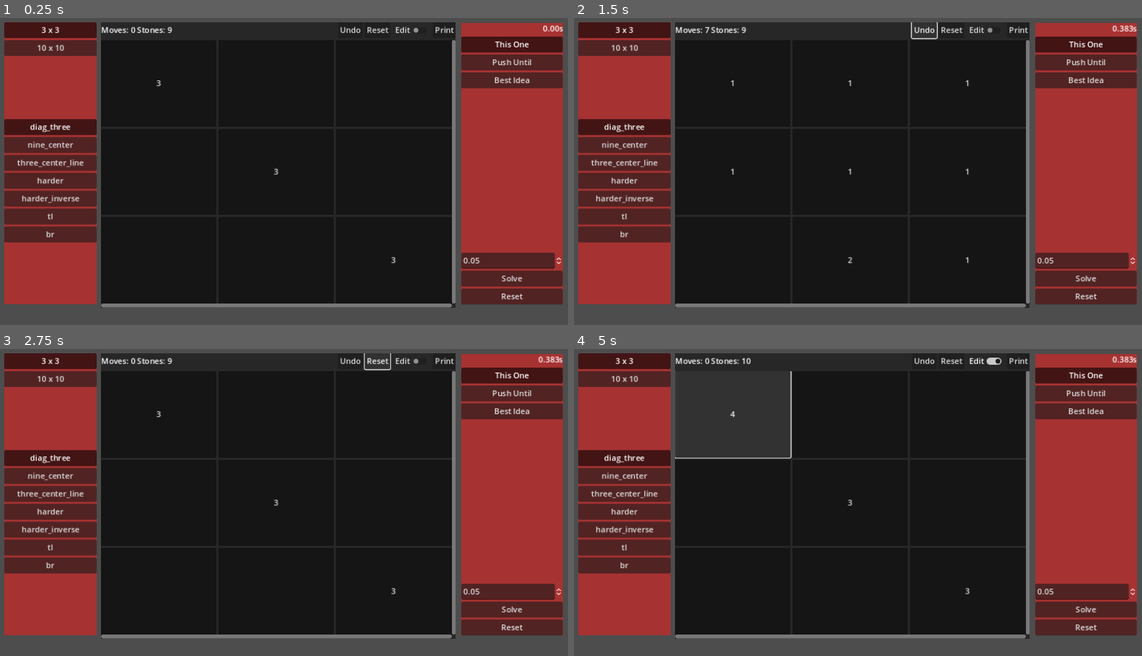
Above: before the commit, frames 1-4 (two rows, left to right).
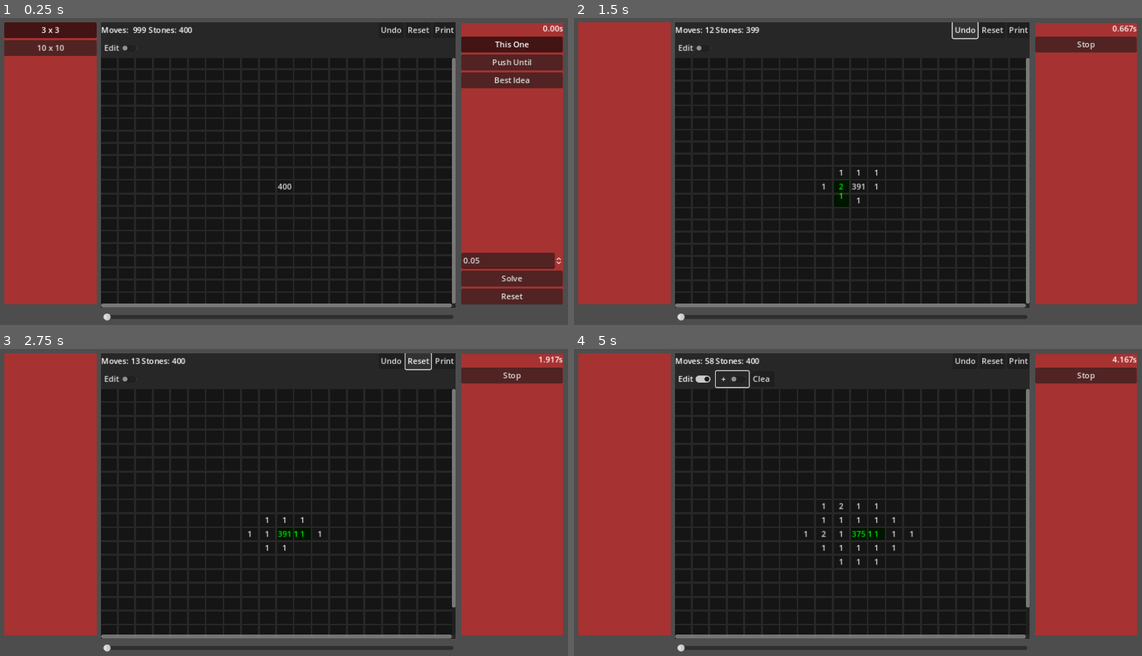
Above: after the commit, the same moments.

Repository: bitwes/StoneGridProblem
Game: Godot game, scene res://main.tscn
Same seed, same stepped clock (60 frames per second), same inputs: the game is played once before the commit and once after it.
Inputs (mouse positions are in pixels of both pictures, inside the frame that each line leads up to):
- Up to frame 1 (0.25 s): no input
- Up to frame 2 (1.5 s): click "Solve" at 0.5 s; click "Undo" at 1.25 s
- Up to frame 3 (2.75 s): click "Reset" at 2 s
- Up to frame 4 (5 s): click "Print" at 2.75 s; click "Edit" at 3.5 s; click (733, 379) at 4.25 s, where only the run after the commit has a clickable "+"

The runs differ from the first frame. In frame 1, 7.3% of the frame differs, in the area x 0-81%, y 2-99%; in frame 2, 14%; in frame 3, 14%; in frame 4, 18%, in the area x 0-100%, y 1-99%.

Commit message:
undo slider

Diff:
--- a/Main.gd
+++ b/Main.gd
@@ -143,10 +143,13 @@
 	c1_buttons_vbox = $Controls/Layout/Buttons,
 	c2_buttons_vbox = $Controls2/Layout/Buttons,
 	stone_arrangements = $Controls/Layout/Buttons/StoneArrangements,
+
 	time = $Controls2/Layout/Time,
 	delay = $Controls2/Layout/Buttons/Delay,
 	orig_stone_grid = $StoneGrid,
-	stop = $Controls2/Layout/Stop
+	stop = $Controls2/Layout/Stop,
+
+	undo_slider = $UndoSlider
 }
 
 var _stone_grid : StoneGrid = null
@@ -188,8 +191,8 @@
 			btn.button_pressed = false
 
 
-	#_create_grid_all_at_center(20)
-	_create_stone_grid(3, three_x_three)
+	_create_grid_all_at_center(20)
+	#_create_stone_grid(3, three_x_three)
 	#_create_stone_grid(10, ten_x_ten)
 
 
@@ -258,15 +261,20 @@
 	_stone_grid.wait_time = _ctrls.delay.value
 	set_process(false)
 	_run_mode(true)
+	_stone_grid.reset_counts()
+
 	await get_tree().create_timer(.25).timeout
 	_start_time = Time.get_ticks_msec()
 	set_process(true)
 	await solver.solve(_stone_grid)
+
 	_run_mode(false)
 	_stone_grid.wait_time = 0
-
+	_ctrls.undo_slider.max_value = _stone_grid.undoer.size() -1
+	_ctrls.undo_slider.value = _stone_grid.undoer.size() -1
 	_update_time()
 	print('Time = ', _ctrls.time.text)
+	#_stone_grid.show_change_counts()
 
 
 func _on_solve_pressed():
@@ -319,3 +327,13 @@
 
 func _on_stop_pressed():
 	solver.stop()
+
+
+func _on_undo_slider_drag_ended(value_changed):
+	return
+	#if(value_changed):
+		#_stone_grid.undoer.goto_index(_ctrls.undo_slider.value)
+
+
+func _on_undo_slider_value_changed(value):
+	_stone_grid.undoer.goto_index(_ctrls.undo_slider.value)
--- a/main.tscn
+++ b/main.tscn
@@ -125,6 +125,12 @@
 layout_mode = 2
 text = "Reset"
 
+[node name="UndoSlider" type="HSlider" parent="."]
+offset_left = 216.0
+offset_top = 592.0
+offset_right = 920.0
+offset_bottom = 614.0
+
 [connection signal="pressed" from="Controls/Layout/Buttons/Layouts/ThreeXThree" to="." method="_on_three_x_three_pressed"]
 [connection signal="pressed" from="Controls/Layout/Buttons/Layouts/TenXTen" to="." method="_on_ten_x_ten_pressed"]
 [connection signal="pressed" from="Controls2/Layout/Stop" to="." method="_on_stop_pressed"]
@@ -133,3 +139,5 @@
 [connection signal="pressed" from="Controls2/Layout/Buttons/Solvers/BestIdea" to="." method="_on_best_idea_pressed"]
 [connection signal="pressed" from="Controls2/Layout/Buttons/Solve" to="." method="_on_solve_pressed"]
 [connection signal="pressed" from="Controls2/Layout/Buttons/Reset" to="." method="_on_reset_pressed"]
+[connection signal="drag_ended" from="UndoSlider" to="." method="_on_undo_slider_drag_ended"]
+[connection signal="value_changed" from="UndoSlider" to="." method="_on_undo_slider_value_changed"]
--- a/solvers.gd
+++ b/solvers.gd
@@ -225,12 +225,14 @@
 					if(zero_btn != null):
 						await push_all_towards(b.grid_pos, zero_btn)
 
+
 	func _get_closest_zero_in_range(from : StoneButton, r):
 		var target = get_closest_zero(from.grid_pos)
 		if(target != null and calc_moves_to(from, target) <= r):
 			return target
 		else:
 			return null
+
 
 	func attempt(here, r):
 		var target = _get_closest_zero_in_range(here, r)
--- a/stone_button.gd
+++ b/stone_button.gd
@@ -2,6 +2,23 @@
 extends Button
 
 var grid_pos = Vector2(-1, -1)
+var edit_increment = 1
+var increment_repeat = .25
+var _waited = 0.0
+var _repeat = false
+
+var _change_count = 0
+var _check_count = 0
+
+signal stones_changed
+
+func _process(delta):
+	if(_repeat):
+		_waited += delta
+		if(_waited > increment_repeat):
+			stones += edit_increment
+			_waited = 0.0
+
 
 var edit_mode = false :
 	get: return edit_mode
@@ -10,10 +27,14 @@
 		toggle_mode = !edit_mode
 
 var stones = 0 :
-	get: return stones
+	get:
+		_check_count += 1
+		return stones
 	set(val):
+		_change_count += 1
 		if(val >= 0):
 			stones = val
+			stones_changed.emit()
 
 		if(stones > 0):
 			text = str(stones)
@@ -28,12 +49,9 @@
 func _gui_input(event):
 	if(edit_mode):
 		if(event is InputEventMouseButton):
+			_repeat = event.pressed
 			if(event.pressed):
-				if(event.button_index == MOUSE_BUTTON_LEFT):
-					stones += 1
-				elif(event.button_index == MOUSE_BUTTON_RIGHT):
-					stones -= 1
-					pressed.emit()
+				stones += edit_increment
 
 func _ready():
 	if(stones == -1):
@@ -44,3 +62,19 @@
 
 func set_color(c):
 	$ColorRect.color = c
+
+func reset_counts():
+	_change_count = 0
+	_check_count = 0
+
+func show_change_count():
+	#text = " "
+	$ColorRect/Label.text = str(_change_count)
+
+func show_check_count():
+	#text = " "
+	$ColorRect/Label.text = str(_check_count)
+
+func show_stones():
+	text = str(stones)
+	$ColorRect/Label.text = ""
--- a/stone_button.tscn
+++ b/stone_button.tscn
@@ -27,3 +27,11 @@
 grow_vertical = 2
 mouse_filter = 2
 color = Color(1, 1, 1, 0)
+
+[node name="Label" type="Label" parent="ColorRect"]
+layout_mode = 1
+anchors_preset = 15
+anchor_right = 1.0
+anchor_bottom = 1.0
+grow_horizontal = 2
+grow_vertical = 2
--- a/stone_grid.gd
+++ b/stone_grid.gd
@@ -1,11 +1,63 @@
 class_name StoneGrid
 extends Control
 
+class Undo:
+	var moves = []
+	var _stone_grid = null
+	var _cur_index = 0
+
+
+	func _init(stone_grid):
+		_stone_grid = stone_grid
+
+
+	func add(from, to):
+		moves.append([from, to])
+		_cur_index = moves.size() -1
+
+
+	func goto_index(index):
+		var inc = sign(index - _cur_index)
+		while(_cur_index != index):
+
+			if(inc == -1):
+				var m = moves[_cur_index]
+				_stone_grid.get_button_at(m[0]).stones += 1
+				_stone_grid.get_button_at(m[1]).stones -= 1
+				_cur_index += inc
+			else:
+				_cur_index += inc
+				var m = moves[_cur_index]
+				_stone_grid.get_button_at(m[0]).stones -= 1
+				_stone_grid.get_button_at(m[1]).stones += 1
+
+			_stone_grid.moves = index
+
+
+	func undo():
+		if(moves.size() > 0):
+			_cur_index = moves.size() -1
+			var m = moves.pop_back()
+			_stone_grid.get_button_at(m[0]).stones += 1
+			_stone_grid.get_button_at(m[1]).stones -= 1
+			_stone_grid.moves -= 1
+
+
+	func size():
+		return moves.size()
+
+
+	func clear():
+		moves.clear()
+		_cur_index = 0
+
+
+
 var StoneButtonScene = load('res://stone_button.tscn')
 
 var _from : StoneButton = null
 var _stone_buttons = []
-var _undo = []
+var undoer = Undo.new(self)
 var _last_layout = null
 
 var wait_time = 0
@@ -20,8 +72,12 @@
 @onready var _ctrls = {
 	grid = $Layout/Scroll/Grid,
 	moves_label = $Layout/Header/Moves,
-	edit_button = $Layout/Header/EditMode,
-	stone_count = $Layout/Header/Stones
+	stone_count = $Layout/Header/Stones,
+
+	edit_button = $Layout/Header2/EditMode,
+	edit_buttons = $Layout/Header2/EditButtons,
+	edit_clear = $Layout/Header2/EditButtons/Clear,
+	edit_plus = $Layout/Header2/EditButtons/Plus,
 }
 
 var log_enabled = false
@@ -29,6 +85,8 @@
 	if(log_enabled):
 		print(s1, s2, s3, s4, s5, s6, s7, s8)
 
+func _ready():
+	_ctrls.edit_buttons.visible = false
 
 func _animate_move(from_btn : StoneButton, to_btn : StoneButton, duration : float):
 	var lbl = Label.new()
@@ -55,9 +113,17 @@
 	_ctrls.stone_count.text = str('Stones: ', count)
 
 
+func call_on_buttons(do_this : Callable):
+	for i in range(grid_size()):
+		for j in range(grid_size()):
+			do_this.call(_stone_buttons[i][j])
+
 # ------------------------
 # Events
 # ------------------------
+func _on_stones_changed():
+	_update_count()
+
 func _on_undo_pressed():
 	undo()
 
@@ -67,9 +133,8 @@
 
 
 func _on_edit_mode_pressed():
-	for i in range(grid_size()):
-		for j in range(grid_size()):
-			_stone_buttons[i][j].edit_mode = _ctrls.edit_button.button_pressed
+	_ctrls.edit_buttons.visible = _ctrls.edit_button.button_pressed
+	call_on_buttons(func(btn): btn.edit_mode = _ctrls.edit_button.button_pressed)
 
 
 func _on_stone_button_pressed(which : StoneButton):
@@ -91,6 +156,16 @@
 			which.release_focus()
 			_from = null
 
+func _on_plus_pressed():
+	var val = -1
+	if(_ctrls.edit_plus.button_pressed):
+		val = 1
+	call_on_buttons(func(btn): btn.edit_increment = val)
+
+
+func _on_clear_pressed():
+	call_on_buttons(func(btn): btn.stones = 0)
+
 
 # ------------------------
 # Public
@@ -109,7 +184,7 @@
 			await _animate_move(from_btn, to_btn, wait_time).finished
 		to_btn.stones += 1
 		moves += 1
-		_undo.append([from, to])
+		undoer.add(from, to)
 		print_board()
 		if(wait_time > 0):
 			from_btn.modulate = Color(1, 1, 1)
@@ -126,12 +201,7 @@
 
 
 func undo():
-	p('undoing ', _undo.size())
-	if(_undo.size() > 0):
-		var m = _undo.pop_back()
-		get_button_at(m[0]).stones += 1
-		get_button_at(m[1]).stones -= 1
-		moves -= 1
+	undoer.undo()
 
 
 func create_map(w, h):
@@ -157,6 +227,7 @@
 			b.grid_pos.y = j
 			b.custom_minimum_size = Vector2(20, 20)
 			r.add_child(b)
+			b.stones_changed.connect(_on_stones_changed)
 			_stone_buttons[i][j] = b
 
 
@@ -173,6 +244,7 @@
 	if(_last_layout != null):
 		populate(_last_layout)
 		moves = 0
+		undoer.clear()
 
 
 func grid_size():
@@ -188,6 +260,7 @@
 		p(rowstr)
 	p("".lpad(10, '-'))
 
+
 func print_board_array():
 	print('[')
 	for i in range(grid_size()):
@@ -195,8 +268,8 @@
 		for j in range(grid_size()):
 			rowstr += str(get_stones_at(Vector2(i, j)), ',')
 		print(rowstr, '],')
-
 	print(']')
+
 
 func get_button_at(pos : Vector2):
 	return _stone_buttons[pos.x][pos.y]
@@ -226,3 +299,13 @@
 			_last_layout.append([])
 			for j in range(grid_size()):
 				_last_layout[i].append(_stone_buttons[i][j].stones)
+
+
+func show_check_counts():
+	call_on_buttons(func(btn): btn.show_check_count())
+
+func show_change_counts():
+	call_on_buttons(func(btn): btn.show_change_count())
+
+func reset_counts():
+	call_on_buttons(func(btn): btn.reset_counts())
--- a/stone_grid.tscn
+++ b/stone_grid.tscn
@@ -50,13 +50,28 @@
 layout_mode = 2
 text = "Reset"
 
-[node name="EditMode" type="CheckButton" parent="Layout/Header"]
+[node name="PrintArray" type="Button" parent="Layout/Header"]
+layout_mode = 2
+text = "Print"
+
+[node name="Header2" type="HBoxContainer" parent="Layout"]
+layout_mode = 2
+
+[node name="EditMode" type="CheckButton" parent="Layout/Header2"]
 layout_mode = 2
 text = "Edit"
 
-[node name="PrintArray" type="Button" parent="Layout/Header"]
+[node name="EditButtons" type="HBoxContainer" parent="Layout/Header2"]
 layout_mode = 2
-text = "Print"
+
+[node name="Plus" type="CheckButton" parent="Layout/Header2/EditButtons"]
+layout_mode = 2
+button_pressed = true
+text = " + "
+
+[node name="Clear" type="Button" parent="Layout/Header2/EditButtons"]
+layout_mode = 2
+text = "Clear"
 
 [node name="Scroll" type="ScrollContainer" parent="Layout"]
 layout_mode = 2
@@ -73,5 +88,7 @@
 
 [connection signal="pressed" from="Layout/Header/Undo" to="." method="_on_undo_pressed"]
 [connection signal="pressed" from="Layout/Header/Reset" to="." method="_on_reset_pressed"]
-[connection signal="pressed" from="Layout/Header/EditMode" to="." method="_on_edit_mode_pressed"]
 [connection signal="pressed" from="Layout/Header/PrintArray" to="." method="_on_print_array_pressed"]
+[connection signal="pressed" from="Layout/Header2/EditMode" to="." method="_on_edit_mode_pressed"]
+[connection signal="pressed" from="Layout/Header2/EditButtons/Plus" to="." method="_on_plus_pressed"]
+[connection signal="pressed" from="Layout/Header2/EditButtons/Clear" to="." method="_on_clear_pressed"]
